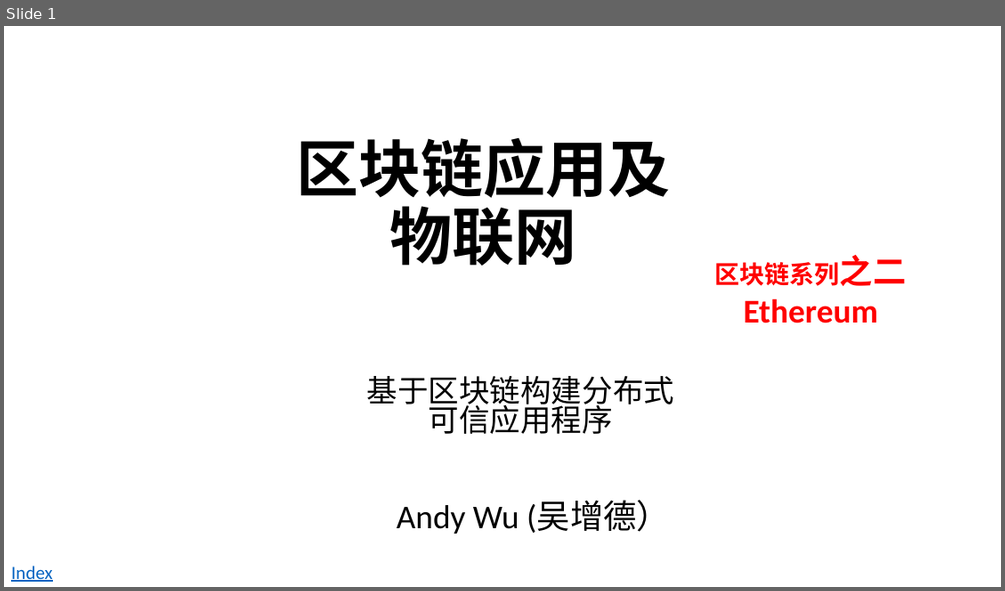
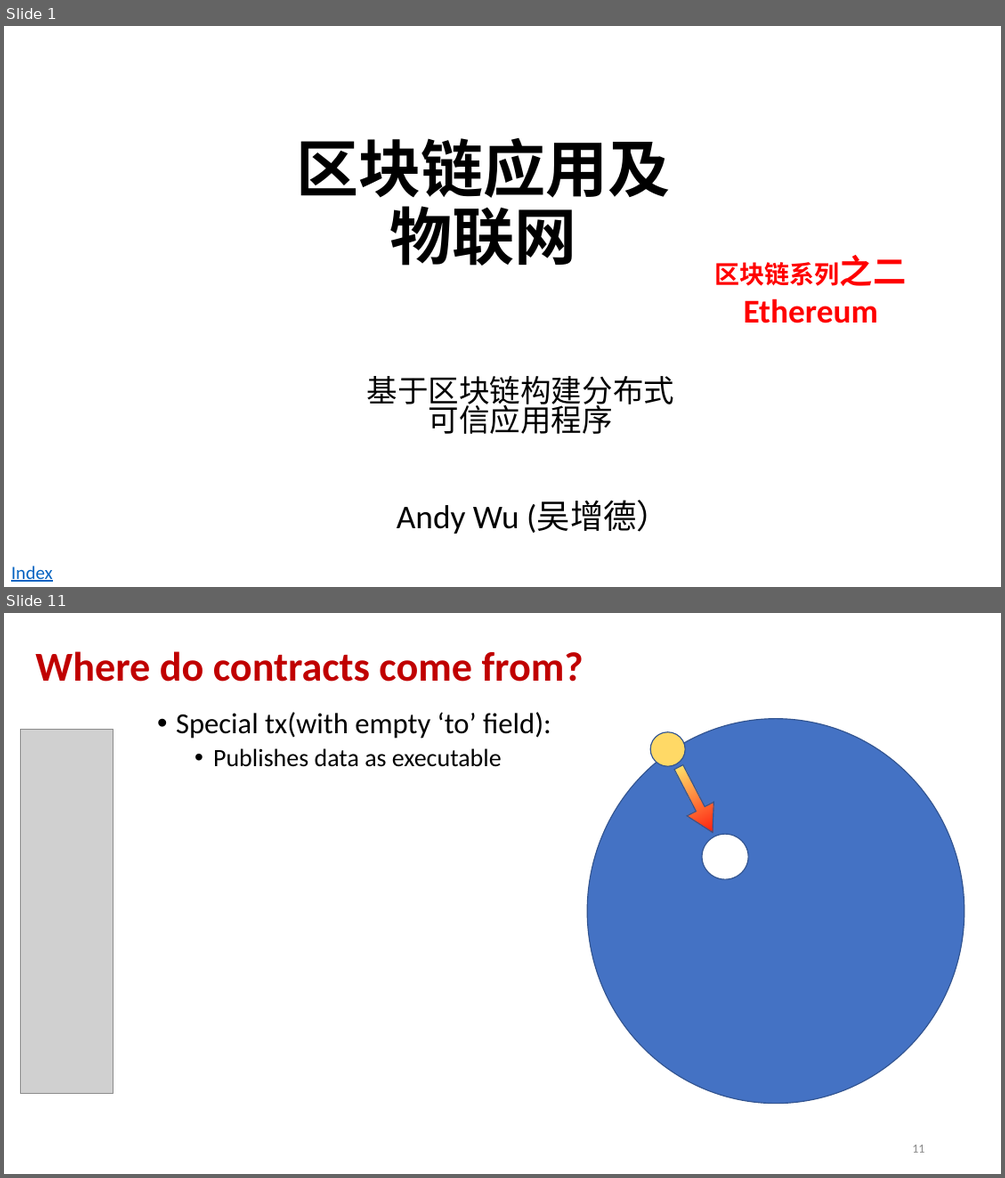
Before and after one commit to andyplusplus/blockchain, a slide deck: how_bitcoin_works_2/bc_1_blockChain.pptx. Shown one above the other, each under a label of ours: slide 1 before the commit, slides 1 and 11 after it; the slides between them are not shown. The pictures are 1005x591 and 1005x1178 pixels, drawn with LibreOffice and Linux fonts; fonts in the diff are those of the drawing; grey boxes stand for pictures; background and template pictures are left out. Boxes give left, top, right and bottom in pixels: in the first picture for what was removed or moved away, otherwise in the second. Text is boxed around its words. In the diff, an @@ line names an element or a change of style, - is before the commit and + after.

```diff
--- a/how_bitcoin_works_2/bc_1_blockChain.pptx
+++ b/how_bitcoin_works_2/bc_1_blockChain.pptx
@@ slide 11 added at [4,613,1001,1174], background #FFFFFF @@
@@ title added at [35,651,583,682], 39.6 pt, text #C00000, bold @@
+Where do contracts come from?
@@ text added at [176,712,551,767], 28 pt, text #000000 @@
+• Special tx(with empty ‘to’ field):
+  • Publishes data as executable
@@ ellipse added at [587,718,964,1103], fill #4472C4, outline #325491 1 pt @@
@@ picture added at [20,730,112,1093] @@
@@ ellipse added at [651,732,685,766], fill #FFD966, outline #325491 1 pt @@
@@ right arrow added at [665,760,726,838], fill gradient #FFFF78 to #FF0000, outline #325491 1 pt @@
@@ ellipse added at [702,834,748,879], fill #FFFFFF, outline #325491 1 pt @@
@@ page number added at [912,1144,924,1152], 12 pt, text #8C8C8C @@
+11
```
Also in this commit, not shown: 6 slides changed, 14 other slides added, 2 slides removed, 2 other files.
